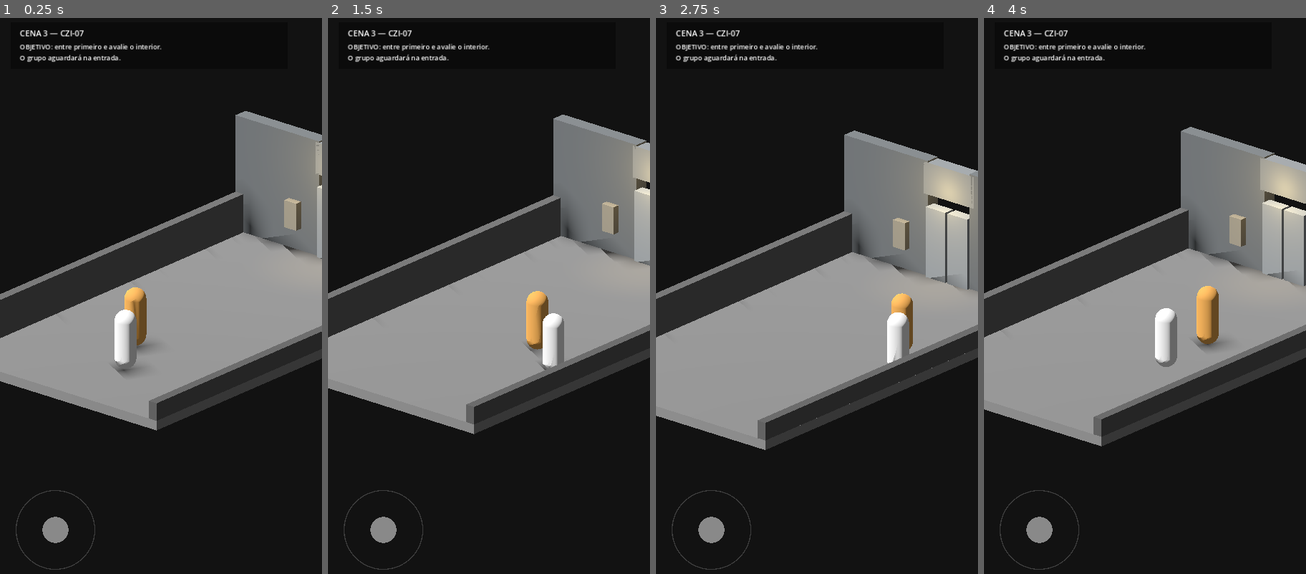
Above: before the commit, frames 1-4 (left to right).
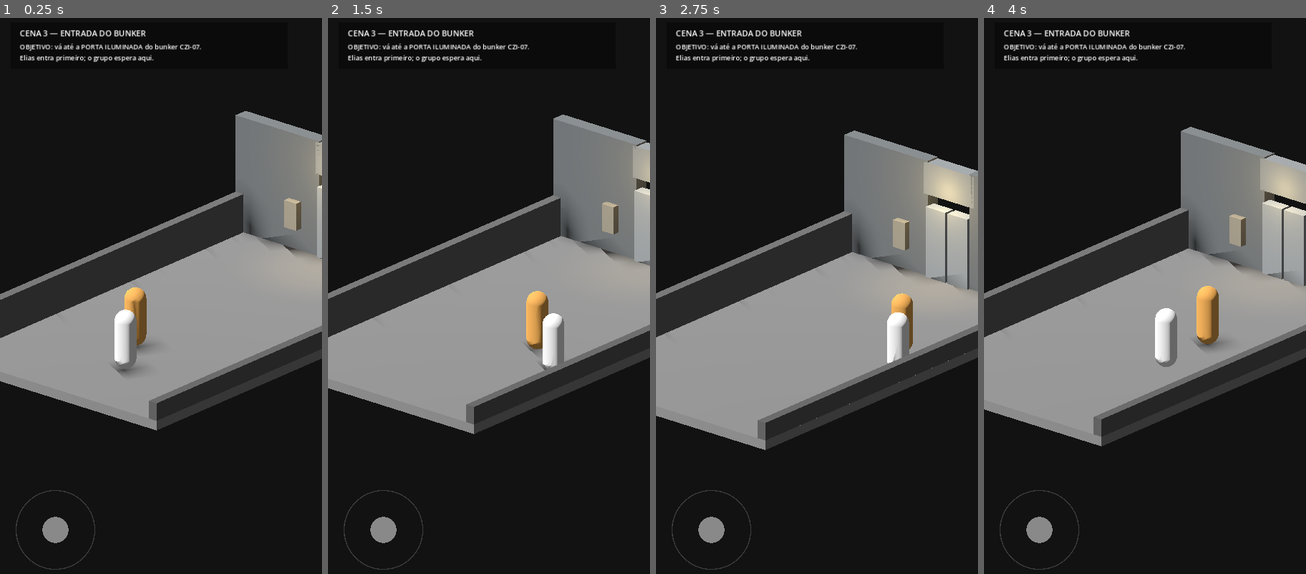
Above: after the commit, the same moments.

Repository: Surgaj/Protocol-Zero
Game: Godot game, scene res://scenes/vertical_slice/scene_03_czi_approach.tscn
Same seed, same stepped clock (60 frames per second), same inputs: the game is played once before the commit and once after it. This scene is started directly instead of the project's main scene.
Inputs (mouse positions are in pixels of both pictures, inside the frame that each line leads up to):
- Up to frame 1 (0.25 s): no input
- Up to frame 2 (1.5 s): tap Enter at 0.5 s; move the mouse to (559, 268) at 0.52 s; hold D (move_right) 0.53-1.25 s; click (559, 268) at 0.67 s; drag from (424, 329) to (472, 412) at 1.27 s
- Up to frame 3 (2.75 s): move the mouse to (849, 173) at 2.02 s; hold D (move_right) from 2.03 s (still down)
- Up to frame 4 (4 s): release D (move_right) at 2.75 s; drag from (1128, 412) to (1048, 212) at 2.77 s; move the mouse to (1241, 384) at 3.52 s; hold A (move_left) from 3.53 s (still down)

The runs differ from the first frame. In frame 1, 0.8% of the frame differs, in the area x 6-63%, y 2-8%; in frame 2, 0.8%; in frame 3, 0.8%; in frame 4, 0.8%.

Commit message:
Clarify bunker entrance objective and visual guidance

Diff:
--- a/godot/scripts/vertical_slice/scene_03_czi_approach.gd
+++ b/godot/scripts/vertical_slice/scene_03_czi_approach.gd
@@ -2,6 +2,7 @@
 
 # PROTOCOL ZERO — Cena 3 / aproximação do CZI-07.
 # Maya mantém comportamento relacional; o grupo formado na Jornada chega junto e espera na entrada.
+# Passo de comunicação: objetivo concreto + pulso sutil na porta, sem seta/tutorial explícito.
 
 var player: CharacterBody3D
 var maya: CharacterBody3D
@@ -9,7 +10,9 @@
 var virtual_stick: Control
 var objective_label: Label
 var status_label: Label
+var door_light: OmniLight3D
 var group_markers: Dictionary = {}
+var _door_pulse_time: float = 0.0
 
 func _ready() -> void:
 	GameState.ensure_new_run()
@@ -25,6 +28,11 @@
 	_build_entry_trigger()
 
 func _process(delta: float) -> void:
+	_door_pulse_time += delta
+	if door_light != null:
+		# Âncora visual discreta: a própria luz da porta respira.
+		door_light.light_energy = 1.28 + sin(_door_pulse_time * 3.0) * 0.32
+
 	if player == null:
 		return
 	var offsets: Dictionary = {
@@ -90,11 +98,12 @@
 	_add_box("CZIDoorLeft", Vector3(0.75, 2.2, 0.36), Vector3(-0.42, 1.10, -6.05), Color("73777a"))
 	_add_box("CZIDoorRight", Vector3(0.75, 2.2, 0.36), Vector3(0.42, 1.10, -6.05), Color("73777a"))
 	_add_box("AccessPanel", Vector3(0.45, 0.85, 0.22), Vector3(-1.65, 1.15, -5.78), Color("777266"))
-	var door_light := OmniLight3D.new()
+	door_light = OmniLight3D.new()
+	door_light.name = "CZIEntryGuideLight"
 	door_light.position = Vector3(0, 2.8, -5.4)
 	door_light.light_color = Color("d0b16d")
-	door_light.light_energy = 1.2
-	door_light.omni_range = 3.8
+	door_light.light_energy = 1.28
+	door_light.omni_range = 4.2
 	add_child(door_light)
 
 func _build_player() -> CharacterBody3D:
@@ -201,12 +210,12 @@
 	layer.add_child(panel)
 	objective_label = Label.new()
 	objective_label.position = Vector2(20, 12)
-	objective_label.text = "CENA 3 — CZI-07"
+	objective_label.text = "CENA 3 — ENTRADA DO BUNKER"
 	objective_label.add_theme_font_size_override("font_size", 18)
 	panel.add_child(objective_label)
 	status_label = Label.new()
 	status_label.position = Vector2(20, 44)
-	status_label.text = "OBJETIVO: entre primeiro e avalie o interior.\nO grupo aguardará na entrada."
+	status_label.text = "OBJETIVO: vá até a PORTA ILUMINADA do bunker CZI-07.\nElias entra primeiro; o grupo espera aqui."
 	status_label.add_theme_font_size_override("font_size", 15)
 	panel.add_child(status_label)
 	virtual_stick = Control.new()
